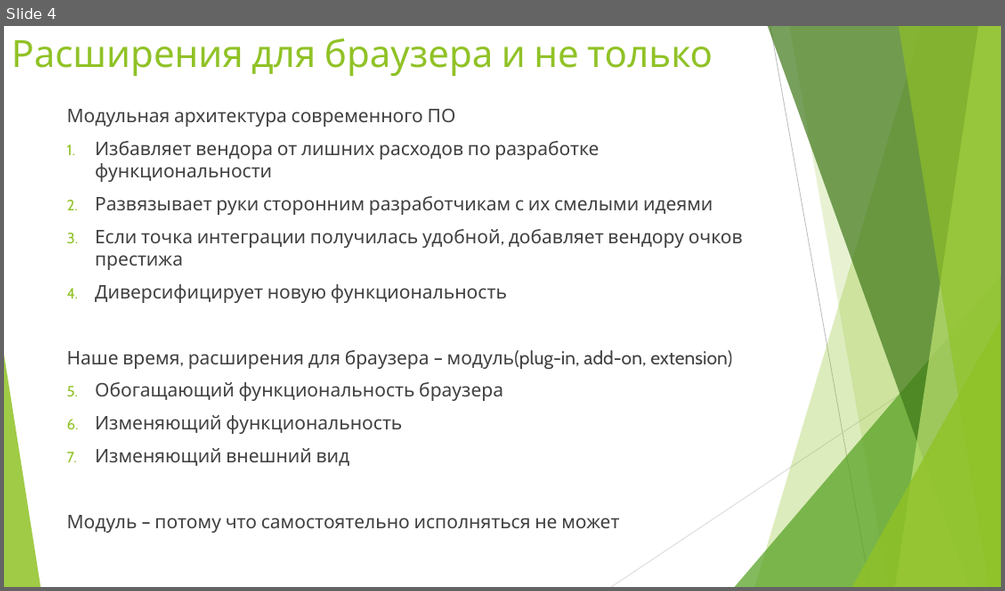
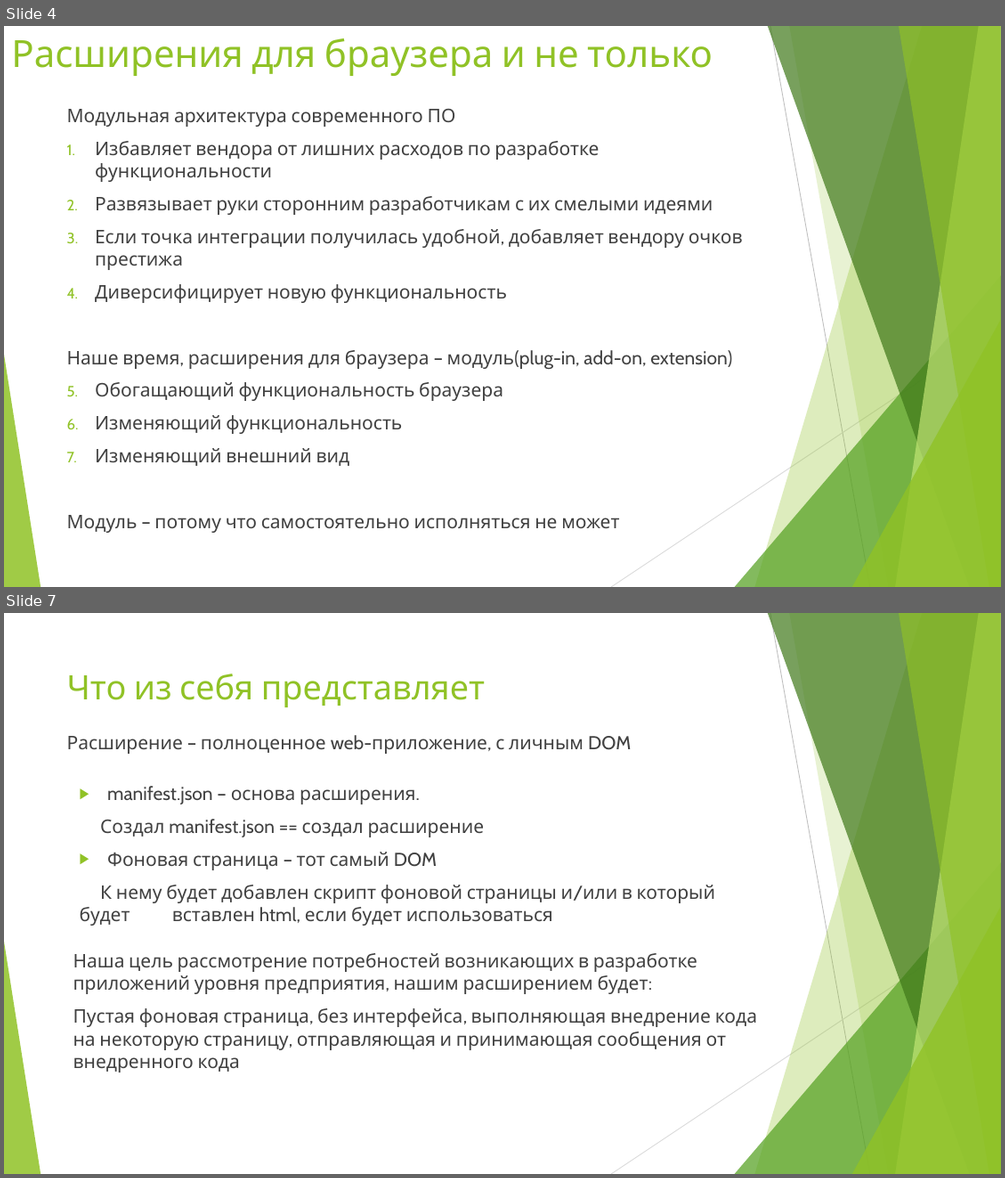
Before and after one commit to croacker/croc-extension-report, a slide deck: report/Presentation.pptx. Shown one above the other, each under a label of ours: slide 4 before the commit, slides 4 and 7 after it; the slides between them are not shown. The pictures are 1005x591 and 1005x1178 pixels, drawn with LibreOffice and Linux fonts; fonts in the diff are those of the drawing. Boxes give left, top, right and bottom in pixels: in the first picture for what was removed or moved away, otherwise in the second. Text is boxed around its words. In the diff, an @@ line names an element or a change of style, - is before the commit and + after.

```diff
--- a/report/Presentation.pptx
+++ b/report/Presentation.pptx
@@ slide 7 added at (4, 613, 1001, 1174), background #FFFFFF; not listed: 10 template elements that a slide beside it also shows @@
@@ title added at (67, 674, 485, 707), 32.4 pt, text #90C226 @@
+Что из себя представляет
@@ text added at (67, 735, 631, 754), 18 pt, text #404040 @@
+Расширение – полноценное web-приложение, с личным DOM
@@ text added at (80, 786, 715, 925), 18 pt, text #404040 @@
+▶ manifest.json – основа расширения.
+Создал manifest.json == создал расширение
+▶ Фоновая страница – тот самый DOM
+К нему будет добавлен скрипт фоновой страницы и/или в который будет вставлен html, если будет использоваться
@@ text added at (73, 953, 757, 1072), 18 pt, text #404040 @@
+Наша цель рассмотрение потребностей возникающих в разработке приложений уровня предприятия, нашим расширением будет:
+Пустая фоновая страница, без интерфейса, выполняющая внедрение кода на некоторую страницу, отправляющая и принимающая сообщения от внедренного кода
```
Also in this commit, not shown: 1 slide changed, 9 other slides added.
